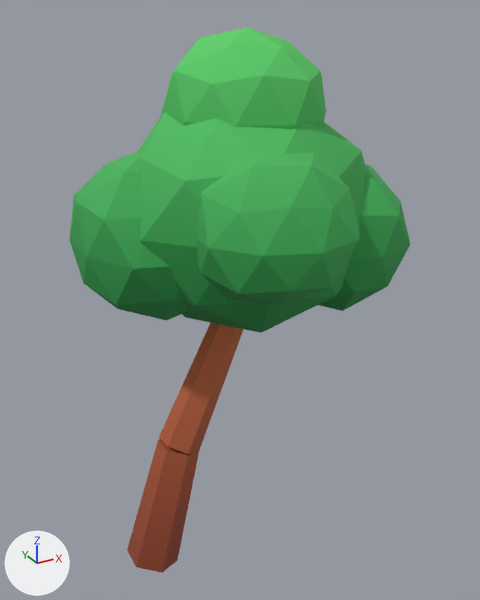
What one commit did to the glTF model modelos/parque/piezas/arbol_C.glb.
Rendered twice from a 50 mm lens placed at (-1.24, -3.61, 3.71), pointed at (0.79, 0.09, 1.86). The lights are fixed; the arrows at lower left show +X, +Y and +Z. The picture after the commit comes second.

The first picture shows 'arbol_C'.
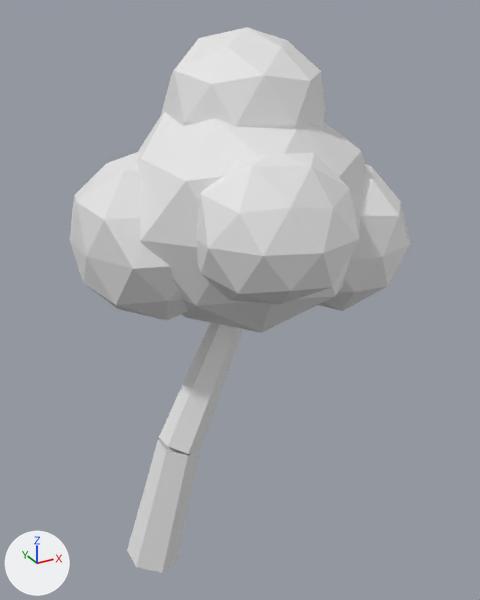
Changed parts and their boxes [x1, y1, x2, y2] in the pictures (480 x 600 px):
'arbol_C', recoloured (green to white): [70, 27, 410, 573] in both

Diff of the bpy script that builds the scene:
```diff
--- a/modelos/parque/piezas/arbol_C.glb.py
+++ b/modelos/parque/piezas/arbol_C.glb.py
@@ me_arbol_c @@
 me_arbol_c.from_pydata(...)  # 234 vertices, 440 faces; spans x -0.24..1.94, y -0.97..1.0, z -0.04..3.6
-me_arbol_c.materials.append(mat_parque)
```
